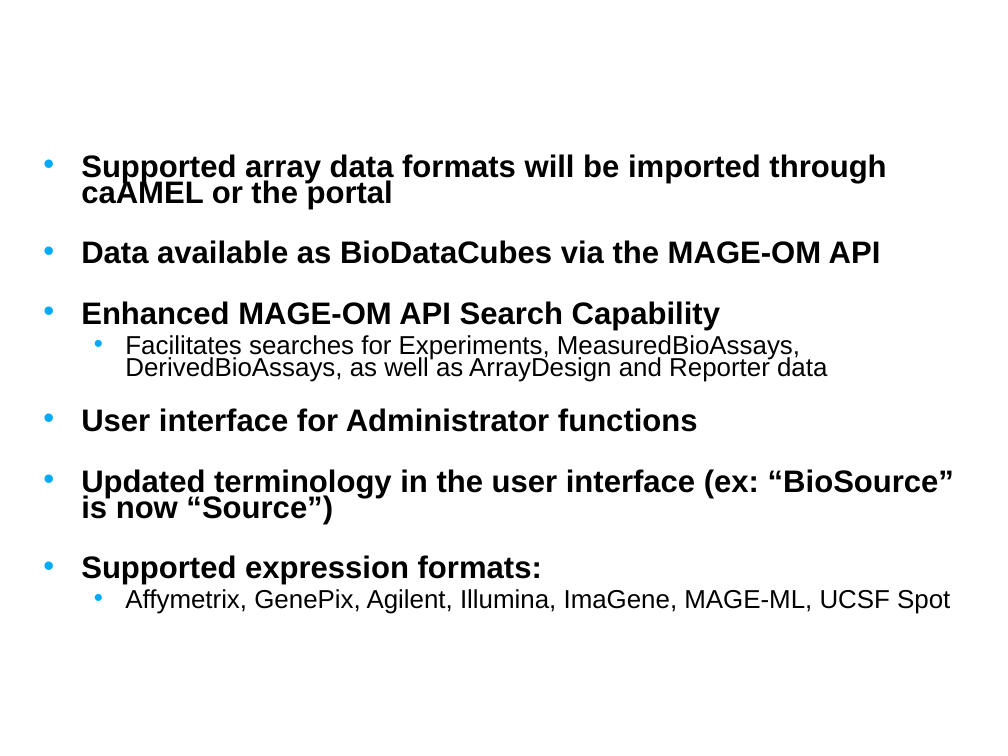
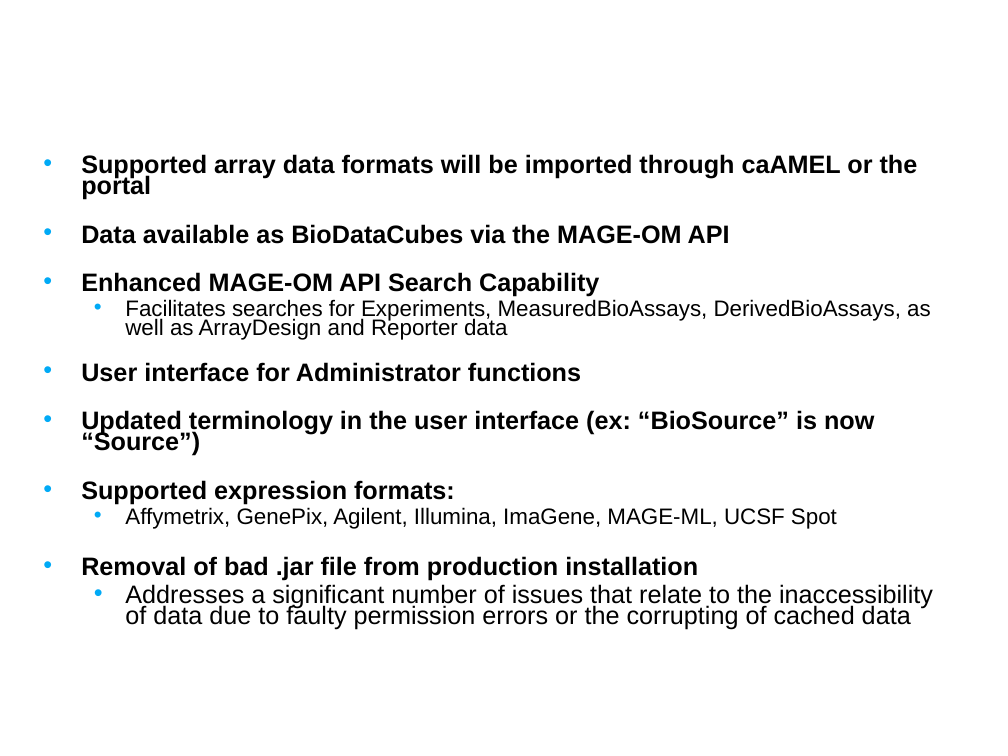
Before and after one commit to NCIP/caarray-docs, a slide deck: slide 3 of project_management/open_meetings/caArray User Community Meeting June 20.ppt. Drawn at 1008x756 pixels with LibreOffice and Linux fonts; fonts in the diff are those of the drawing; background and template pictures are left out. Boxes give left, top, right and bottom in pixels: in the first picture for what was removed or moved away, otherwise in the second. Text is boxed around its words. In the diff, an @@ line names an element or a change of style, - is before the commit and + after.

```diff
--- a/project_management/open_meetings/caArray User Community Meeting June 20.ppt
+++ b/project_management/open_meetings/caArray User Community Meeting June 20.ppt
@@ text at <box>81,154,931,529</box>: size 22.2 to 18 pt in "Supported array data formats will be imported ...", "Data available as BioDataCubes via the MAGE-OM ...", "Enhanced MAGE-OM API Search Capability", "User interface for Administrator functions" and 2 more places; size 18.5 to 16 pt in "Facilitates searches for Experiments, MeasuredBioAssays, Der ...", "Affymetrix, GenePix, Agilent, Illumina, ImaGene, MAGE-ML, UC ..."; less space between paragraphs @@
@@ text at <box>81,556,933,630</box>: paragraphs added @@
+• Removal of bad .jar file from production installation
+  • Addresses a significant number of issues that relate to the inaccessibility of data due to faulty permission errors or the corrupting of cached data
```
Also in this commit, not shown: 6 other slides changed.
